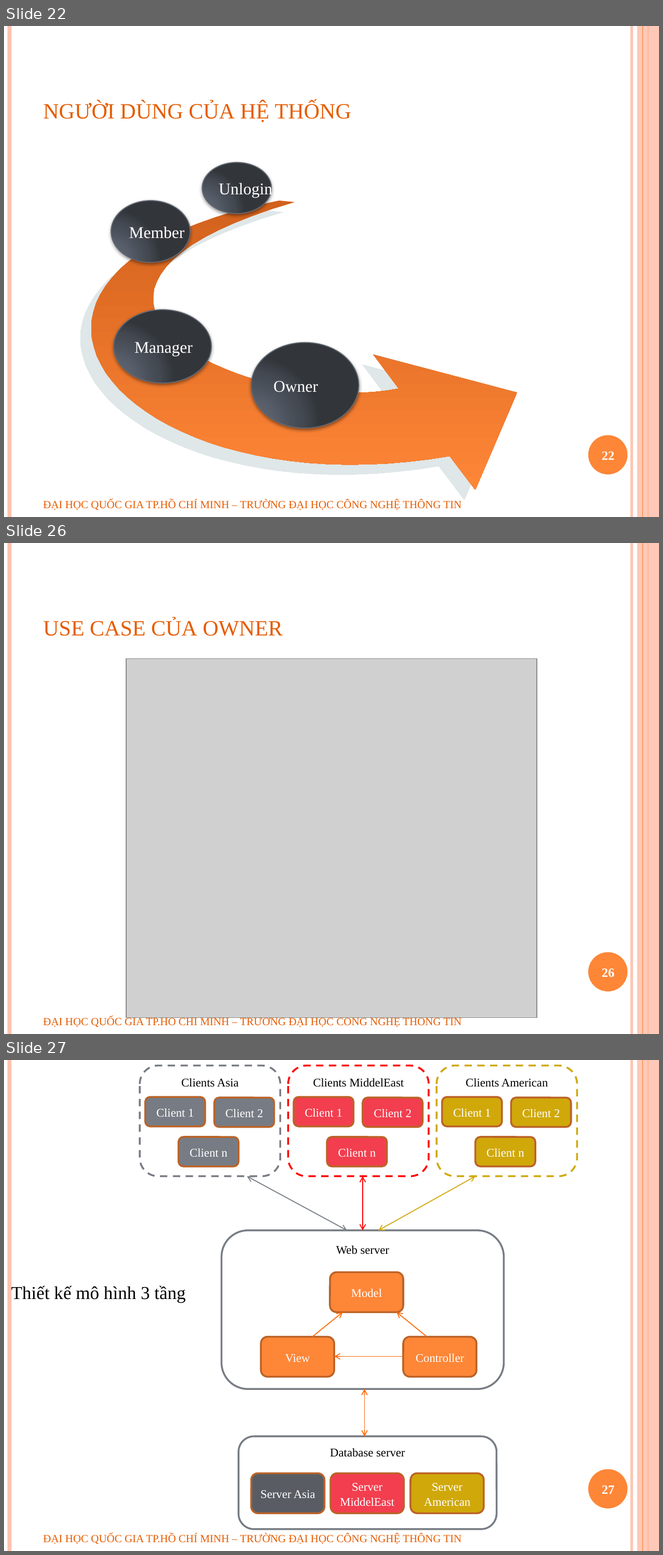
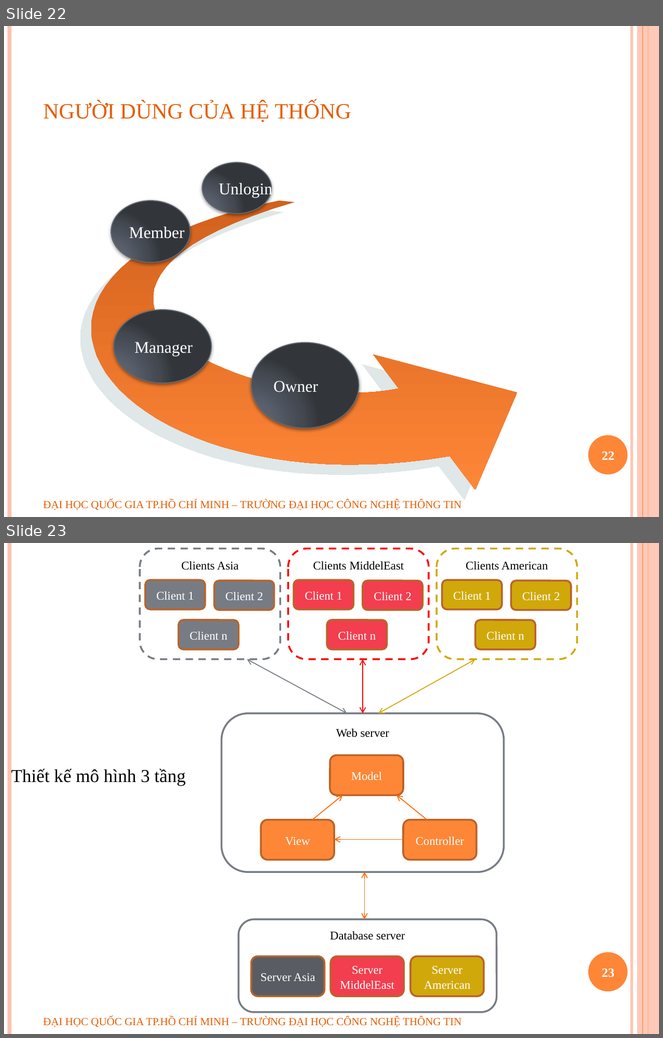
Before and after one commit to geovip/nosqlravendbuit, a slide deck: Document/slide bao cao.pptx. Shown one above the other, each under a label of ours: slides 22, 26 and 27 before the commit, slides 22 and 23 after it; the slides between them are not shown. The pictures are 663x1555 and 663x1038 pixels, drawn with LibreOffice and Linux fonts; fonts in the diff are those of the drawing; grey boxes stand for pictures; background and template pictures are left out. Boxes give left, top, right and bottom in pixels: in the first picture for what was removed or moved away, otherwise in the second. Text is boxed around its words. In the diff, an @@ line names an element or a change of style, - is before the commit and + after.

```diff
--- a/Document/slide bao cao.pptx
+++ b/Document/slide bao cao.pptx
@@ slide 26 removed at bbox=[4, 543, 659, 1034], background #FFFFFF; not listed: 6 template elements that a slide beside it also shows @@
@@ title removed at bbox=[43, 618, 283, 636] @@
-use case của owner
@@ picture removed at bbox=[126, 659, 536, 1018] @@
@@ page number removed at bbox=[602, 969, 615, 978] @@
-26
@@ text removed at bbox=[43, 1017, 462, 1028] @@
-ĐẠI HỌC QUỐC GIA TP.HỒ CHÍ MINH – TRƯỜNG ĐẠI HỌC CÔNG NGHỆ THÔNG TIN
@@ what was slide 27 is now slide 23 @@
@@ page number at bbox=[602, 969, 615, 978]: text changed @@
-27
+23
```
Also in this commit, not shown: 11 slides changed, 3 other slides removed, 1 other file.
